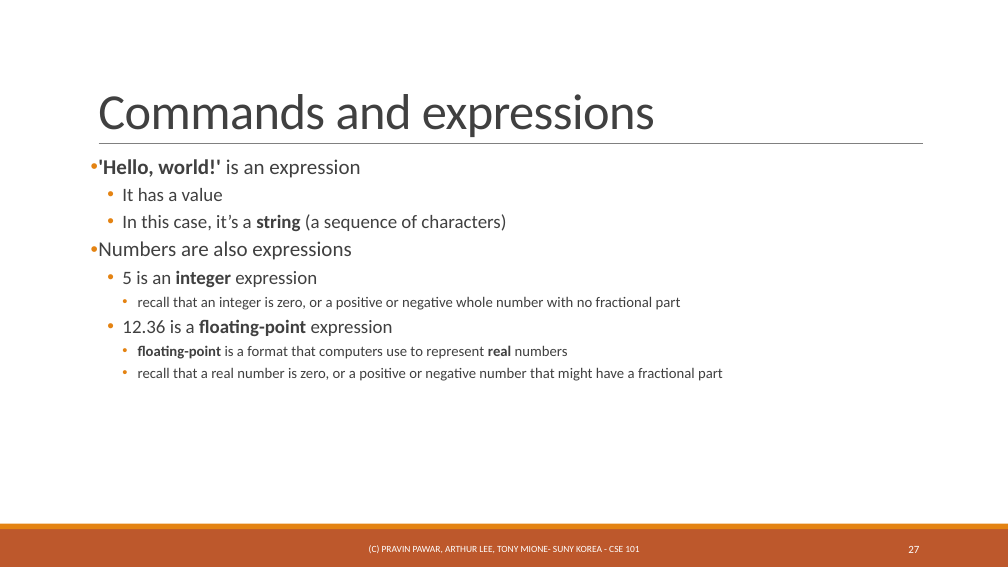
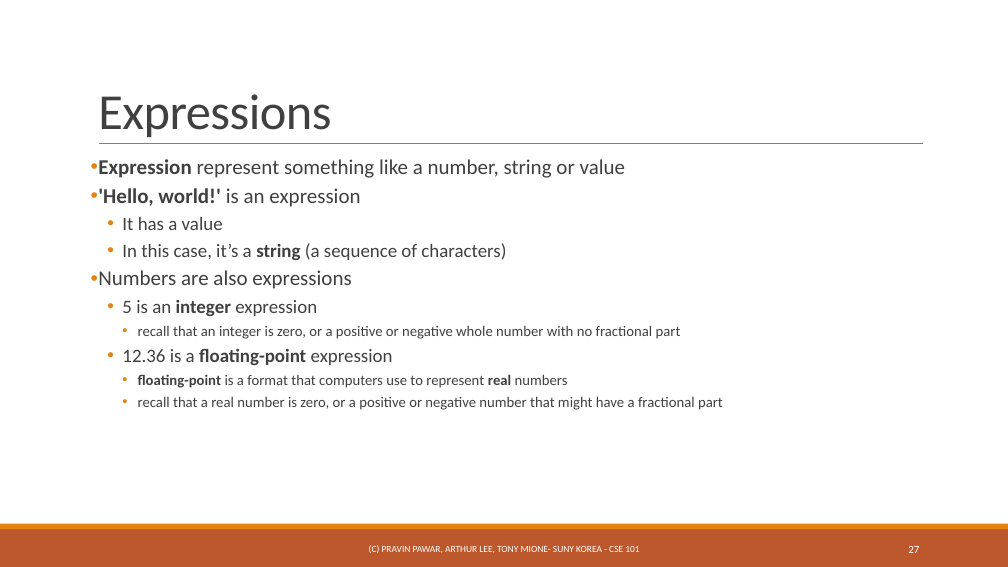
Before and after one commit to ppawar/ppawar.github.io, a slide deck: slide 27 of CSE101-S19/Slides/PPT/CSE101_Lec2.pptx. Drawn at 1008x567 pixels with LibreOffice and Linux fonts; fonts in the diff are those of the drawing. Boxes give left, top, right and bottom in pixels: in the first picture for what was removed or moved away, otherwise in the second. Text is boxed around its words. In the diff, an @@ line names an element or a change of style, - is before the commit and + after.

```diff
--- a/CSE101-S19/Slides/PPT/CSE101_Lec2.pptx
+++ b/CSE101-S19/Slides/PPT/CSE101_Lec2.pptx
@@ title at (x1=98, y1=94, x2=331, y2=137): text changed @@
-Commands and expressions
+Expressions
@@ text at (x1=98, y1=159, x2=626, y2=178): paragraph added @@
+• Expression represent something like a number, string or value
```
Also in this commit, not shown: 4 other slides changed, 24 other files.
